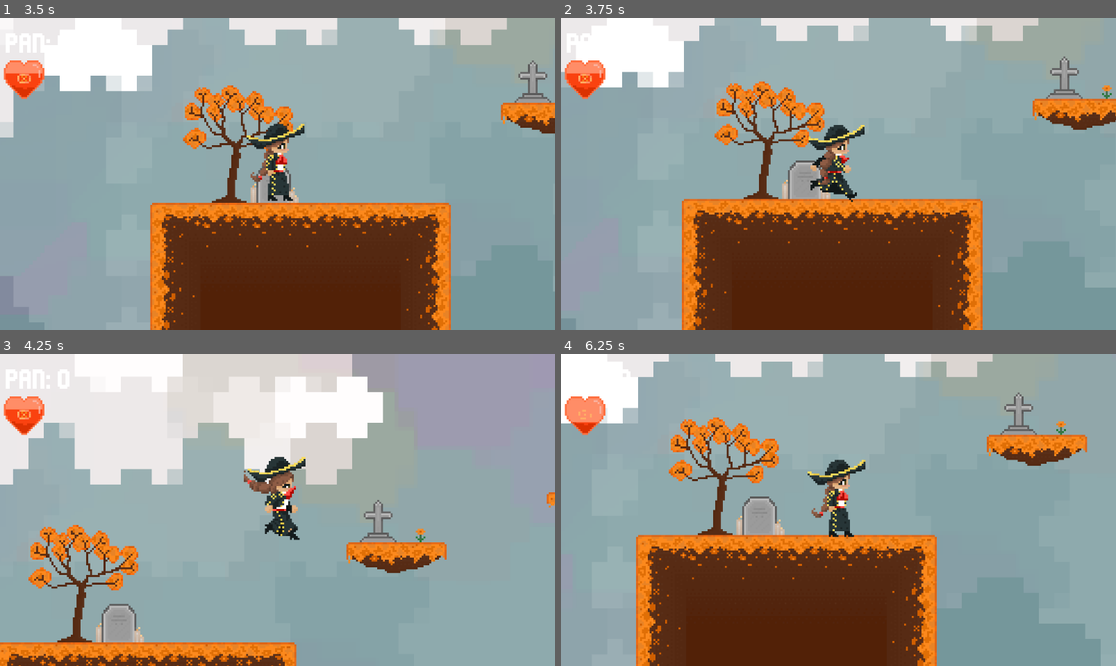
Above: before the commit, frames 1-4 (two rows, left to right).
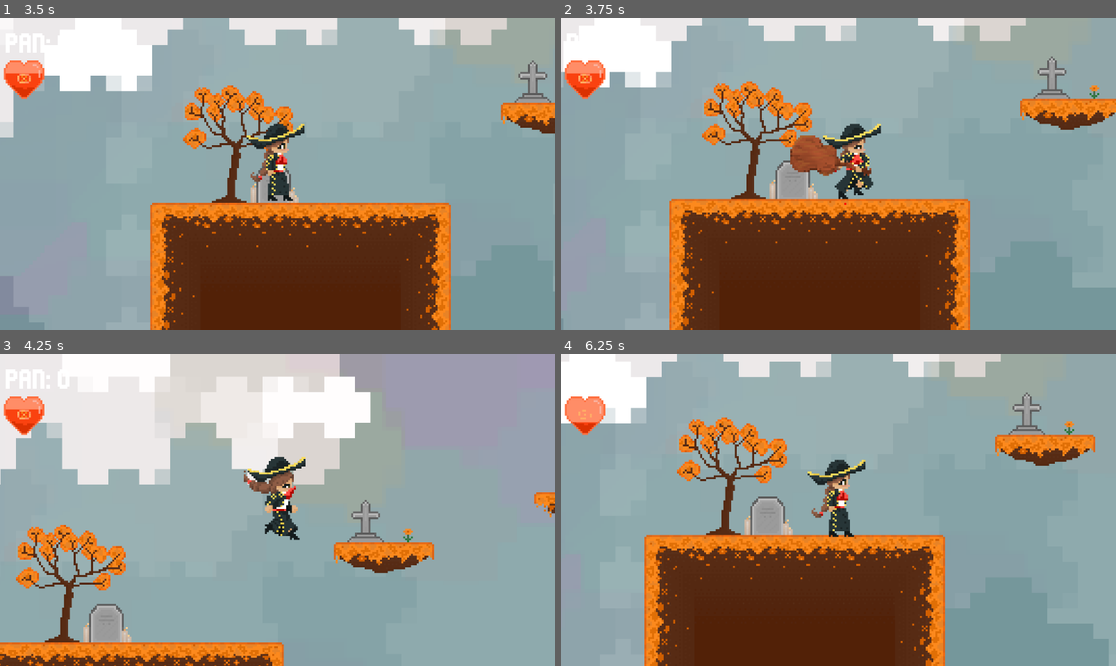
Above: after the commit, the same moments.

Repository: TheAlon50/Catrina_Game
Game: Godot game, scene res://Escenas/menu/portada.tscn
The game is run twice, just before and just after one commit, with the same random seed, the same clock (stepped at 60 frames per second) and the same inputs.
Inputs (mouse positions are in pixels of both pictures, inside the frame that each line leads up to):
- Up to frame 1 (3.5 s): click "Iniciar" at 0.5 s; move the mouse to (399, 158) at 1.27 s; hold D (Movimiento_Derecha) 1.28-2.78 s; click (399, 158) at 1.35 s; tap W (Saltar) at 1.52, 2.27 s; move the mouse to (166, 189) at 2.02 s; click (166, 189) at 2.1 s; move the mouse to (333, 105) at 2.77 s; hold A (Movimiento_Izquierda) from 2.78 s (still down); click (333, 105) at 2.85 s
- Up to frame 2 (3.75 s): tap Enter at 3.5 s; move the mouse to (810, 236) at 3.52 s; release A (Movimiento_Izquierda) at 3.53 s; hold D (Movimiento_Derecha) from 3.53 s (still down); click (810, 236) at 3.6 s
- Up to frame 3 (4.25 s): keep holding D (Movimiento_Derecha); tap W (Saltar) at 3.77 s
- Up to frame 4 (6.25 s): move the mouse to (1005, 556) at 4.27 s; click (1005, 556) at 4.35 s; tap W (Saltar) at 4.52, 5.27 s; move the mouse to (672, 463) at 5.02 s; release D (Movimiento_Derecha) at 5.03 s; hold A (Movimiento_Izquierda) 5.03-5.78 s; click (672, 463) at 5.1 s; move the mouse to (866, 510) at 5.77 s; hold D (Movimiento_Derecha) from 5.78 s (still down); click (866, 510) at 5.85 s

Frame 1 is identical in both runs. In frame 2, 15% of the frame differs, in the area x 8-100%, y 0-100%; in frame 3, 11%; in frame 4, 11%.

Commit message:
movi la caida muerte

Diff:
--- a/catrina-games/Escenas/Nivel_1/nivel_1.tscn
+++ b/catrina-games/Escenas/Nivel_1/nivel_1.tscn
@@ -3016,9 +3016,10 @@
 position = Vector2(2967, 70)
 
 [node name="CaidaMuerte" parent="." instance=ExtResource("6_bo7vh")]
-position = Vector2(-37, 294)
+position = Vector2(-39, 277)
 
 [node name="CollisionShape2D2" type="CollisionShape2D" parent="CaidaMuerte"]
+position = Vector2(134, 0)
 shape = SubResource("WorldBoundaryShape2D_bo7vh")
 
 [node name="MariaJose(Player)" parent="." instance=ExtResource("2_ykpde")]
